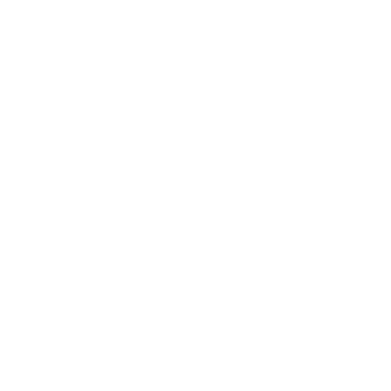
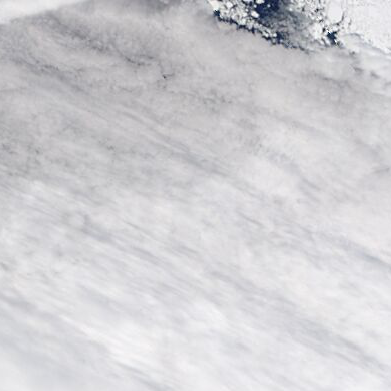
Layer changes from the first w=391, h=391 image to the second:
added layer "340_hudson_bay_100km_20210518.terra.truecolor.250m" above "Background" over [0, 0, 391, 391]
